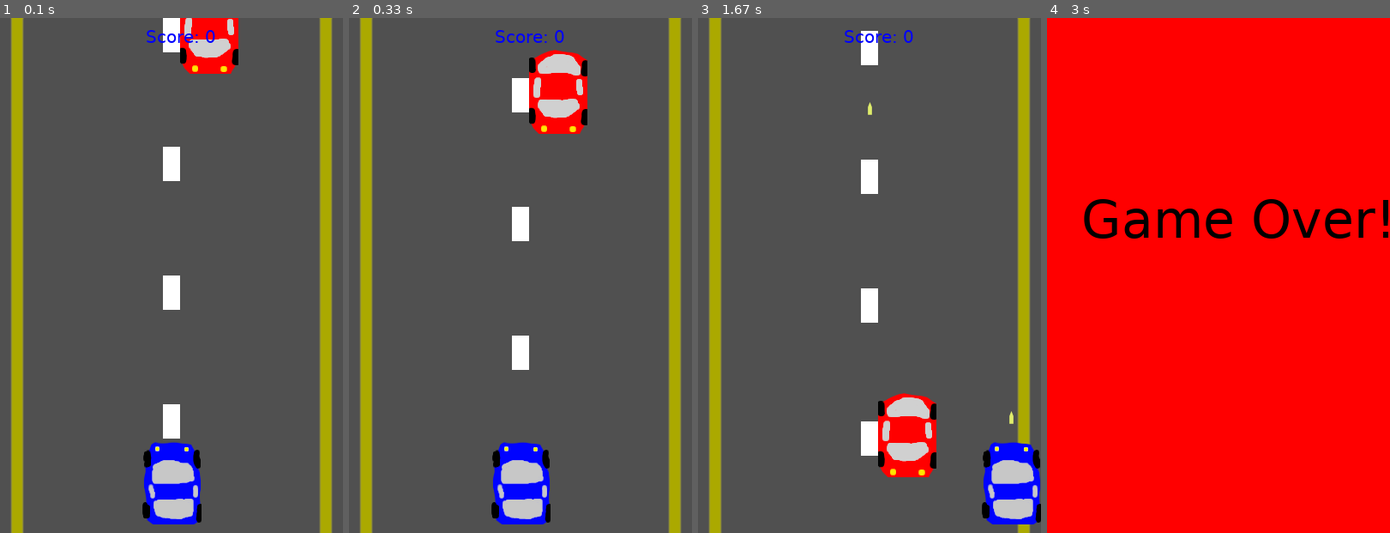
Above: before the commit, frames 1-4 (left to right).
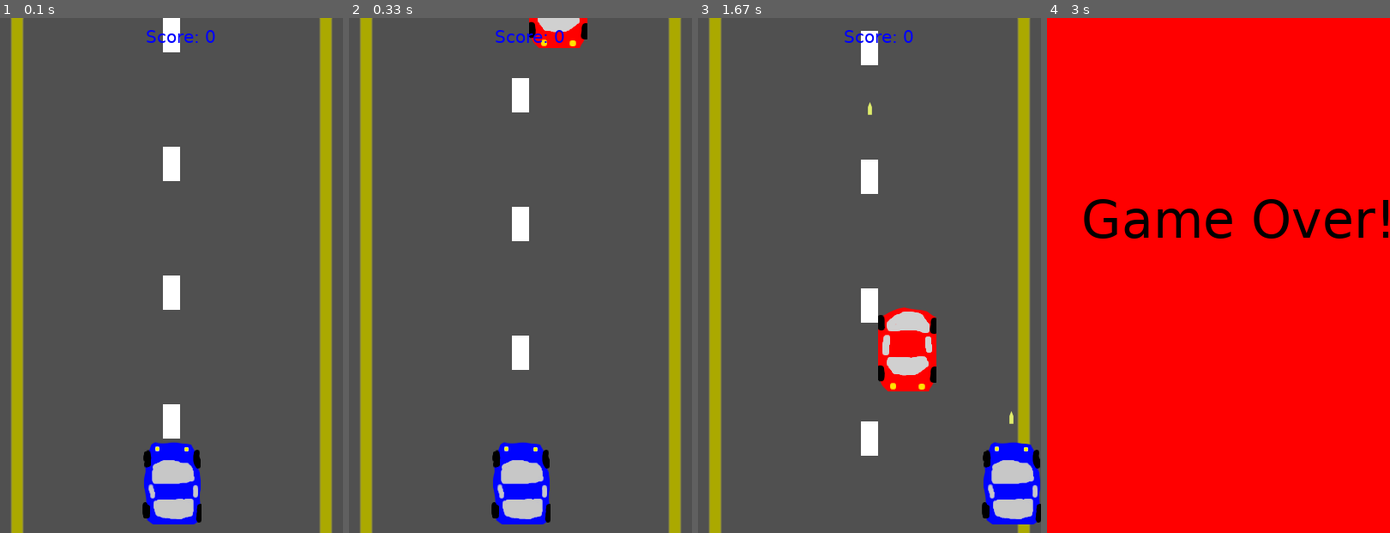
Above: after the commit, the same moments.

Repository: mnguyen4/learning-py-game
Game: pygame game, started from src/game_main_2.py
Two runs of this game, one before a commit and one after it. Both use one fixed random seed, a clock stepped at 60 frames per second and the inputs below.
Inputs:
- Up to frame 1 (0.1 s): no input
- Up to frame 2 (0.33 s): no input
- Up to frame 3 (1.67 s): tap Space at 0.33, 0.73, 1.03, 1.23, 1.53 s; hold Right 0.67-1.13 s; hold Right 1.17-1.63 s
- Up to frame 4 (3 s): hold Left 1.67-2.2 s; tap Space at 1.73, 2.03 s

The runs differ from the first frame. In frame 1, 1.7% of the frame differs, in the area x 52-70%, y 0-11%; in frame 2, 3.5%; in frame 3, 5.2%, in the area x 52-70%, y 56-90%; in frame 4, nothing differs.

Commit message:
Better looking enemy entrance.

Diff:
--- a/src/characters.py
+++ b/src/characters.py
@@ -19,14 +19,14 @@
         super().__init__()
         self.image = enemy["image"]
         self.surf = pygame.Surface(enemy["dim"])
-        self.rect = self.surf.get_rect(center=(random.randint(40, game_state.SCREEN_WIDTH - 40), 0))
+        self.rect = self.surf.get_rect(center=(random.randint(40, game_state.SCREEN_WIDTH - 40), self.surf.get_height() * -1))
 
     def move(self):
         self.rect.move_ip(0, game_state.SPEED)
-        if (self.rect.bottom > game_state.SCREEN_HEIGHT):
+        if (self.rect.bottom > game_state.SCREEN_HEIGHT + self.surf.get_height()):
             game_state.SCORE += 1
             self.rect.top = 0
-            self.rect.center = (random.randint(40, game_state.SCREEN_WIDTH - 40), 0)
+            self.rect.center = (random.randint(40, game_state.SCREEN_WIDTH - 40), self.surf.get_height() * -1)
 
     def draw(self, surface):
         surface.blit(self.image, self.rect)
